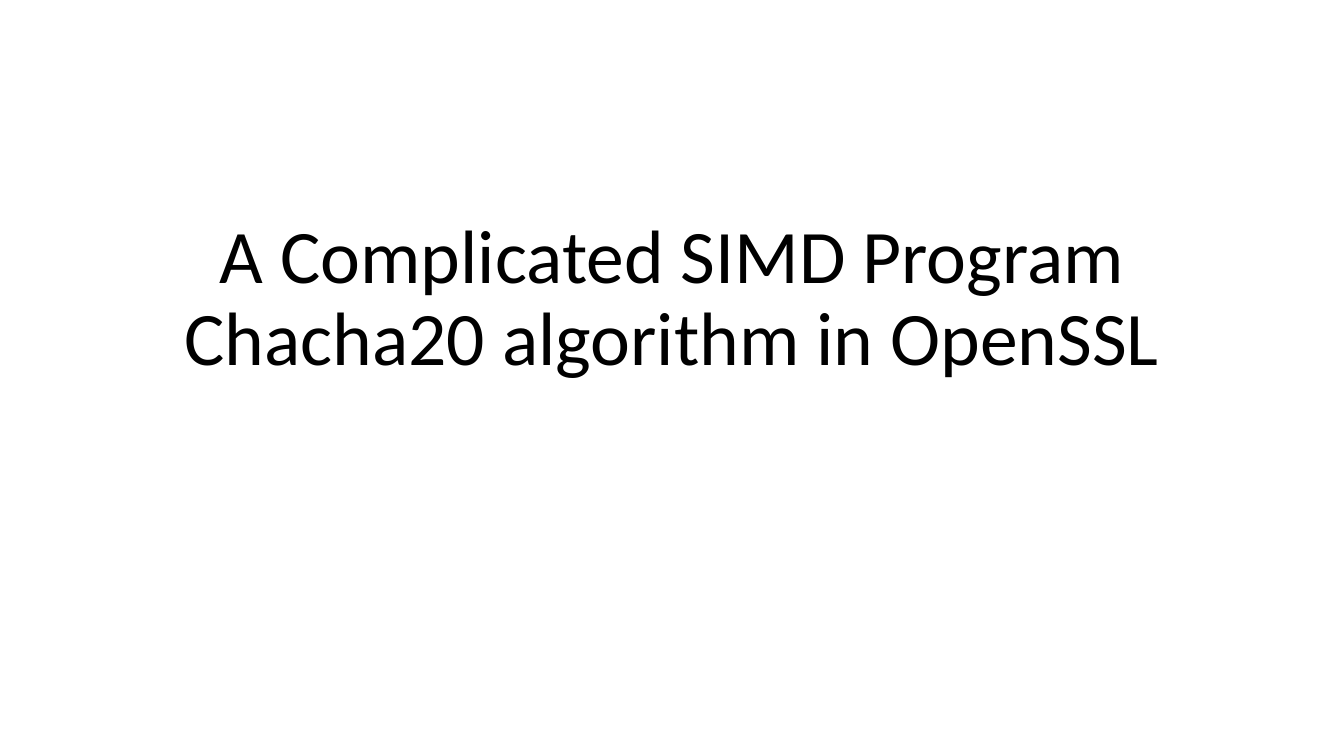
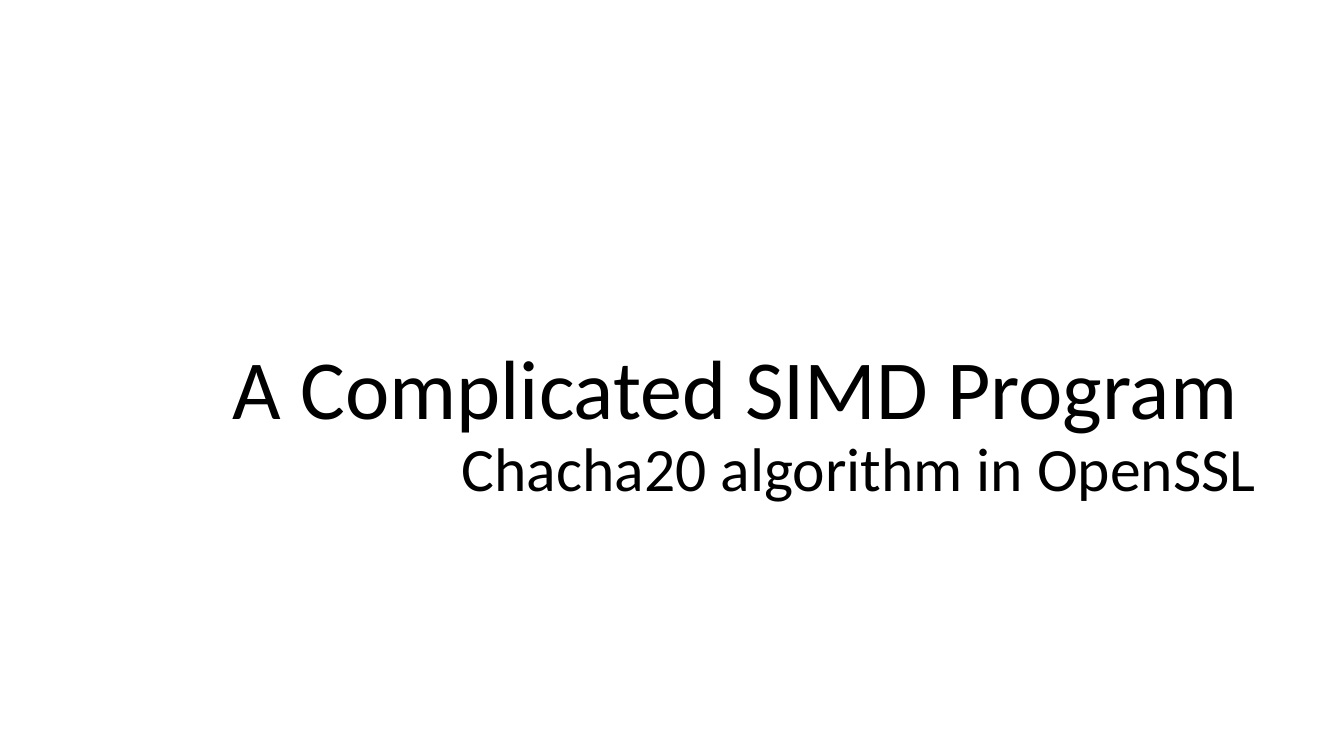
Before and after one commit to lucshi/Lecture_SIMD, a slide deck: slide 38 of lecture.pptx (slide 21 before the commit). Drawn at 1344x756 pixels with LibreOffice and Linux fonts; fonts in the diff are those of the drawing. Boxes give left, top, right and bottom in pixels: in the first picture for what was removed or moved away, otherwise in the second. Text is boxed around its words. In the diff, an @@ line names an element or a change of style, - is before the commit and + after.

```diff
--- a/lecture.pptx
+++ b/lecture.pptx
@@ title "A Complicated SIMD Program Chacha20 ...": place and size @@
-title "A Complicated SIMD Program Chacha20 ..." at <box>184,230,1159,378</box>
+title "A Complicated SIMD Program Chacha20 ..." at <box>233,360,1255,502</box>
@@ title "A Complicated SIMD Program Chacha20 ..." at <box>233,360,1255,502</box>: size 54 to 60 pt in "A Complicated SIMD Program"; size 54 to 44 pt in "Chacha20 algorithm in OpenSSL"; alignment centre to right @@
```
Also in this commit, not shown: 20 other slides changed, 18 slides added, 9 slides removed.
